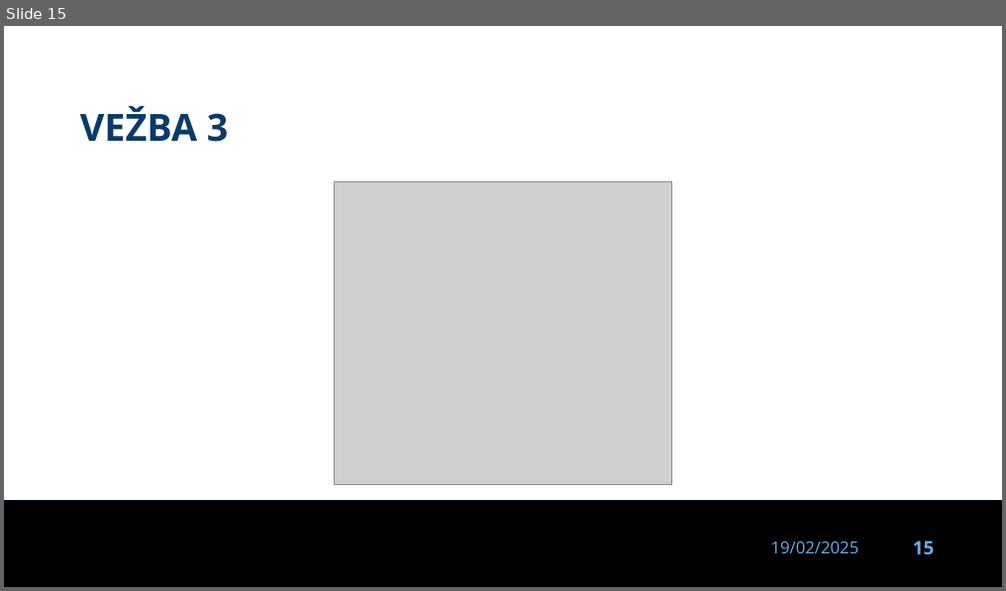
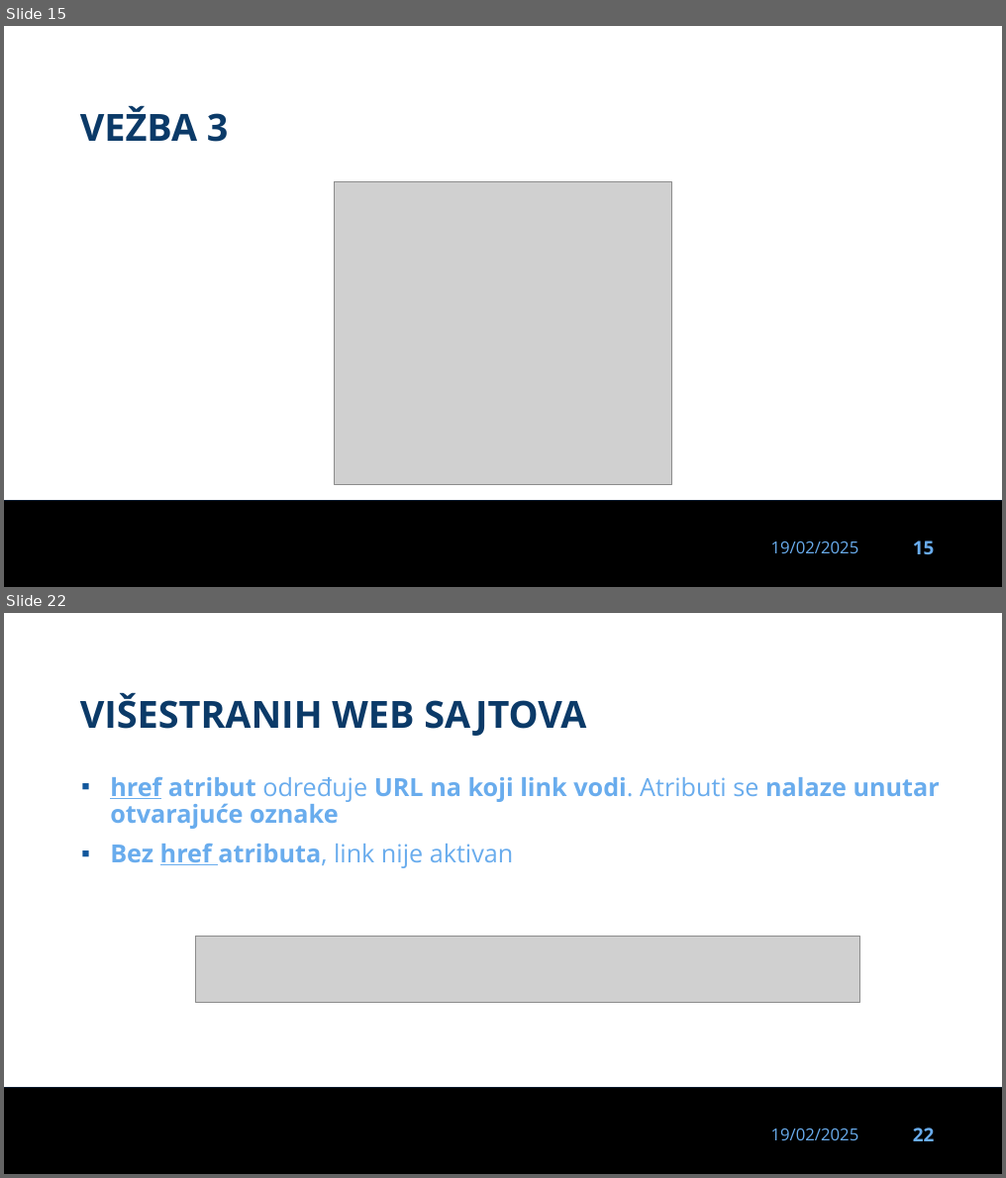
Before and after one commit to dinoDuvnjak/CTK, a slide deck: Bootcamp/dan-22-html-css/dan-22-html-css.pptx. Shown one above the other, each under a label of ours: slide 15 before the commit, slides 15 and 22 after it; the slides between them are not shown. The pictures are 1006x591 and 1006x1178 pixels, drawn with LibreOffice and Linux fonts; fonts in the diff are those of the drawing; grey boxes stand for pictures; background and template pictures are left out. Boxes give left, top, right and bottom in pixels: in the first picture for what was removed or moved away, otherwise in the second. Text is boxed around its words. In the diff, an @@ line names an element or a change of style, - is before the commit and + after.

```diff
--- a/Bootcamp/dan-22-html-css/dan-22-html-css.pptx
+++ b/Bootcamp/dan-22-html-css/dan-22-html-css.pptx
@@ slide 22 added at (x1=4, y1=613, x2=1002, y2=1174), background #FFFFFF; not listed: 3 template elements that a slide beside it also shows @@
@@ title added at (x1=80, y1=693, x2=414, y2=729), 36 pt, text #0B3A68, bold @@
+VIŠESTRANIH WEB SAJTOVA
@@ text added at (x1=110, y1=777, x2=940, y2=868), 24 pt, text #69ACED, bold @@
+▪ href atribut određuje URL na koji link vodi. Atributi se nalaze unutar otvarajuće oznake
+▪ Bez href atributa, link nije aktivan
@@ picture added at (x1=196, y1=936, x2=859, y2=1001) @@
```
Also in this commit, not shown: 1 slide changed, 6 other slides added, 13 other files.
